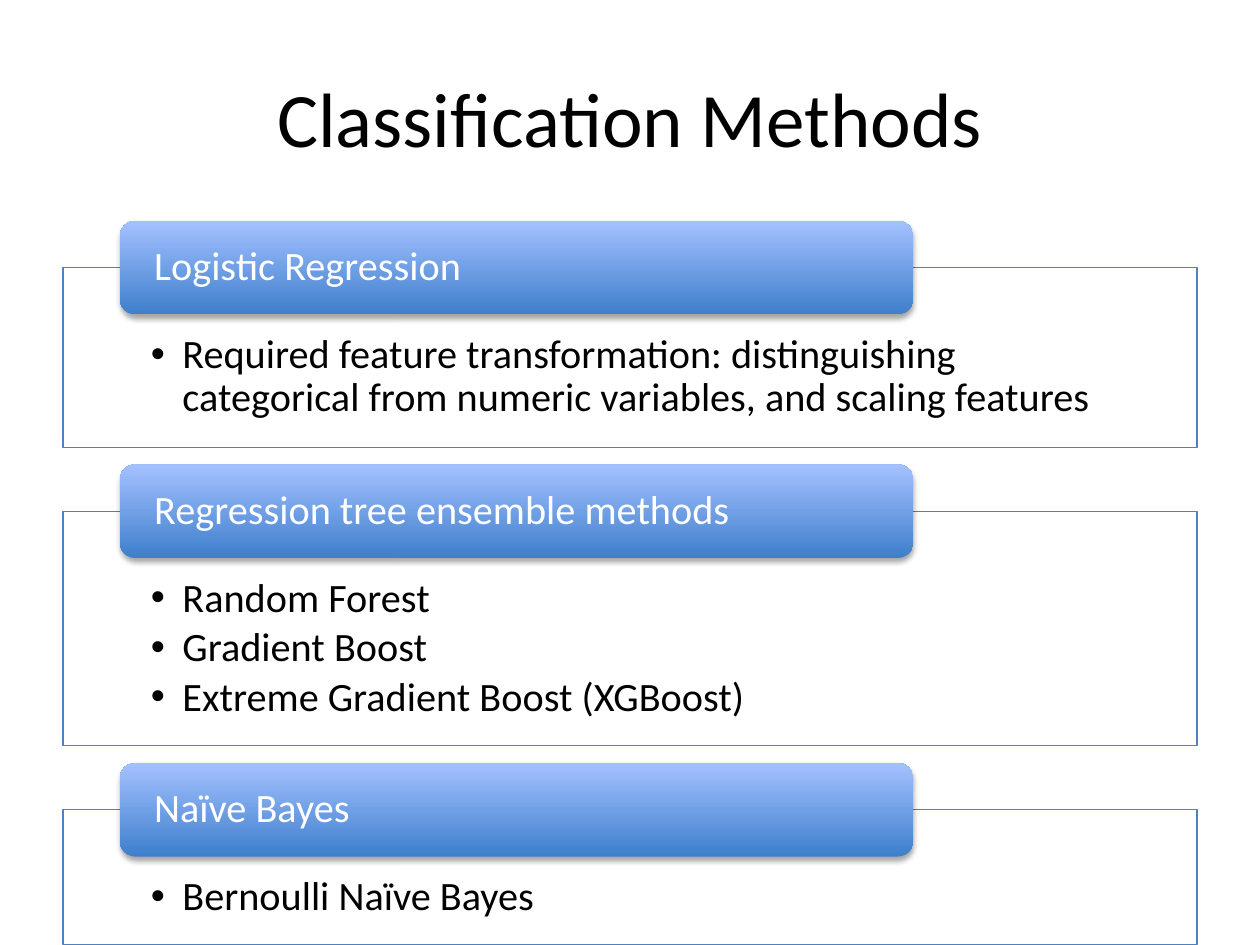
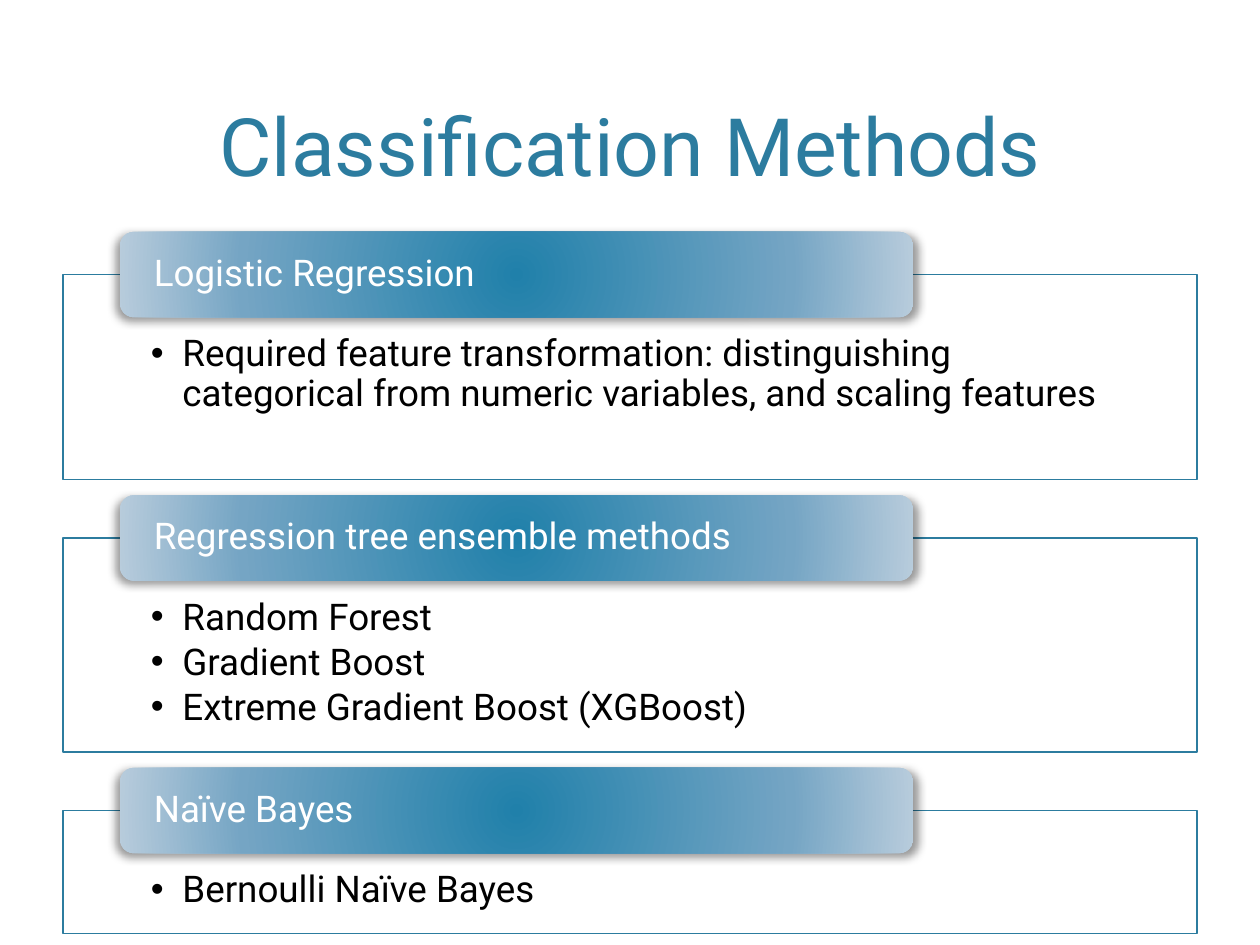
Before and after one commit to jeanzhaoyi/Capstone_2, a slide deck: slide 6 of Capstone_2_slidedeck.pptx. Drawn at 1260x945 pixels with LibreOffice and Linux fonts; fonts in the diff are those of the drawing; background and template pictures are left out. Boxes give left, top, right and bottom in pixels: in the first picture for what was removed or moved away, otherwise in the second. Text is boxed around its words. In the diff, an @@ line names an element or a change of style, - is before the commit and + after.

```diff
--- a/Capstone_2_slidedeck.pptx
+++ b/Capstone_2_slidedeck.pptx
@@ title "Classification Methods": place and size @@
-title "Classification Methods" at (277, 93, 982, 148)
+title "Classification Methods" at (219, 115, 1040, 177)
@@ title "Classification Methods" at (219, 115, 1040, 177): size 44 to 46 pt, font Calibri to Roboto, text colour #000000 to #2C7C9F; vertical alignment middle to bottom @@
@@ rounded rectangle: place and size @@
-rounded rectangle at (120, 220, 914, 314)
+rounded rectangle at (120, 232, 914, 318)
@@ text "Logistic Regression": place and size @@
-text "Logistic Regression" at (154, 252, 461, 287)
+text "Logistic Regression" at (154, 259, 474, 294)
@@ outline #4F81BD 0.75 pt to #2C7C9F 1 pt in 3 elements at (63, 810, 1197, 934), (63, 538, 1197, 752), (63, 275, 1197, 480) @@
@@ rectangle: place and size @@
-rectangle at (63, 267, 1197, 447)
+rectangle at (63, 275, 1197, 480)
@@ fill gradient #3F7FCE to #A4C4FF to gradient #2080AB to #75A5C5 to #B8CCDC; shadow changed in 3 elements at (120, 767, 914, 853), (120, 232, 914, 318), (120, 495, 914, 581) @@
@@ rounded rectangle: place and size @@
-rounded rectangle at (120, 465, 914, 558)
+rounded rectangle at (120, 495, 914, 581)
@@ size 23 to 21 pt, font Calibri to Roboto in 6 elements at (154, 795, 353, 830), (182, 874, 534, 910), (154, 259, 474, 294), (182, 602, 747, 729), (182, 338, 1096, 414), (154, 521, 731, 557) @@
@@ text "Regression tree ensemble methods": place and size @@
-text "Regression tree ensemble methods" at (154, 496, 730, 531)
+text "Regression tree ensemble methods" at (154, 521, 731, 557)
@@ text "Random Forest": place and size @@
-text "Random Forest" at (182, 584, 745, 717)
+text "Random Forest" at (182, 602, 747, 729)
@@ rectangle: place and size @@
-rectangle at (63, 512, 1197, 746)
+rectangle at (63, 538, 1197, 752)
@@ rounded rectangle: place and size @@
-rounded rectangle at (120, 764, 914, 857)
+rounded rectangle at (120, 767, 914, 853)
@@ rectangle: place and size @@
-rectangle at (63, 810, 1197, 945)
+rectangle at (63, 810, 1197, 934)
```
Also in this commit, not shown: 11 other slides changed.
